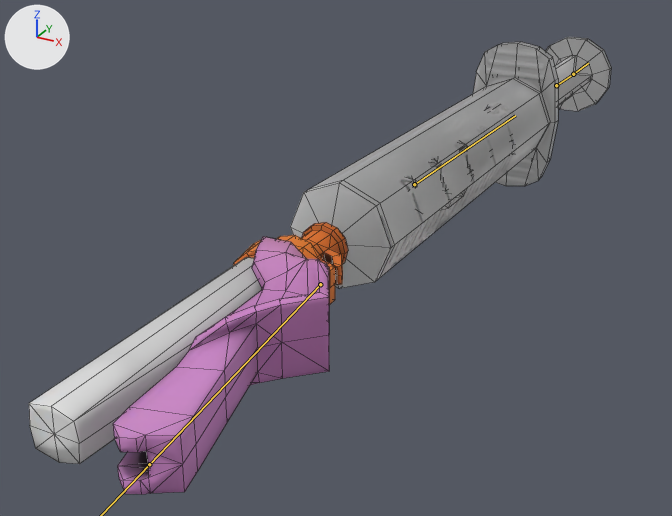
Before and after pictures for a commit that changed the FBX model care-up/Assets/Resources_moved/Models/Syringe10ml_InjectionSQs.fbx.
Both versions are drawn from a 50 mm camera at (0.0927, -0.2108, 0.0797) aimed at (-0.0121, -0.0203, -0.0156). Arrows for +X, +Y and +Z are at upper left; the lights stay in place. Both versions are drawn at frame 634 of the action 'Syringe10ml_Armature|Syringe10Ml_MedicationPreparationDisolve_SQ_L_Lib.002'; the numbers are the values there. The bones that bend it are drawn over the model as lines. Mesh edges are drawn as thin lines.

The first picture shows 'Cup', 'Prot', 'needle_base', 'syringeBarrel_proxy', 'syringePlunger'.
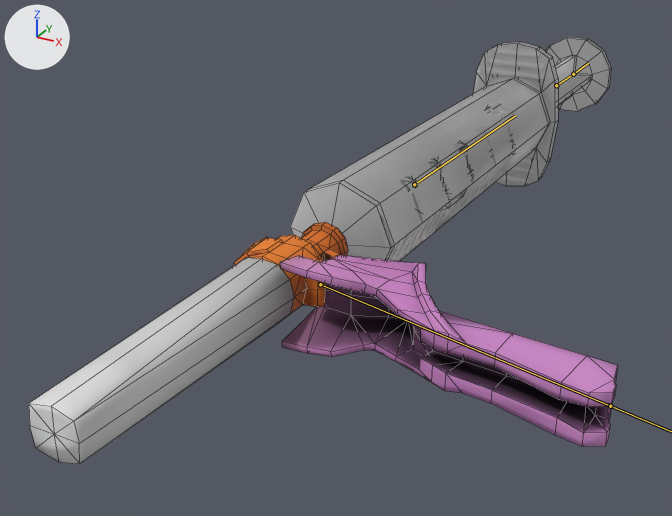
Commit message: Finished changing the preparation disolve scene

Where the change shows, as pixel boxes [x1, y1, x2, y2] in the pictures (672 x 516 px):
```json
{"object": "Prot", "change": "posed", "before": [113, 236, 329, 494], "after": [280, 255, 618, 446], "on screen": "56% wider, 26% shorter"}
{"bone": "Bone.002", "before": "(320, 284) to (149, 464)", "after": "(320, 284) to (610, 406)"}
```

Scene script edits in JSON lines:
```json
{"block": "bone_bone_002", "where": "bone_bone_002 = bpy.data.objects['Syringe10ml_Armature'].pose.bones['Bone.002']"}
{"op": "set", "path": "bone_bone_002.rotation_quaternion", "old": "(1.0, 0.0, 0.0, 0.009)", "new": "(0.837, 0.0, 0.0, -0.547)", "note": "degrees (0, 0, 1) -> degrees (0, 0, -66)"}
```
